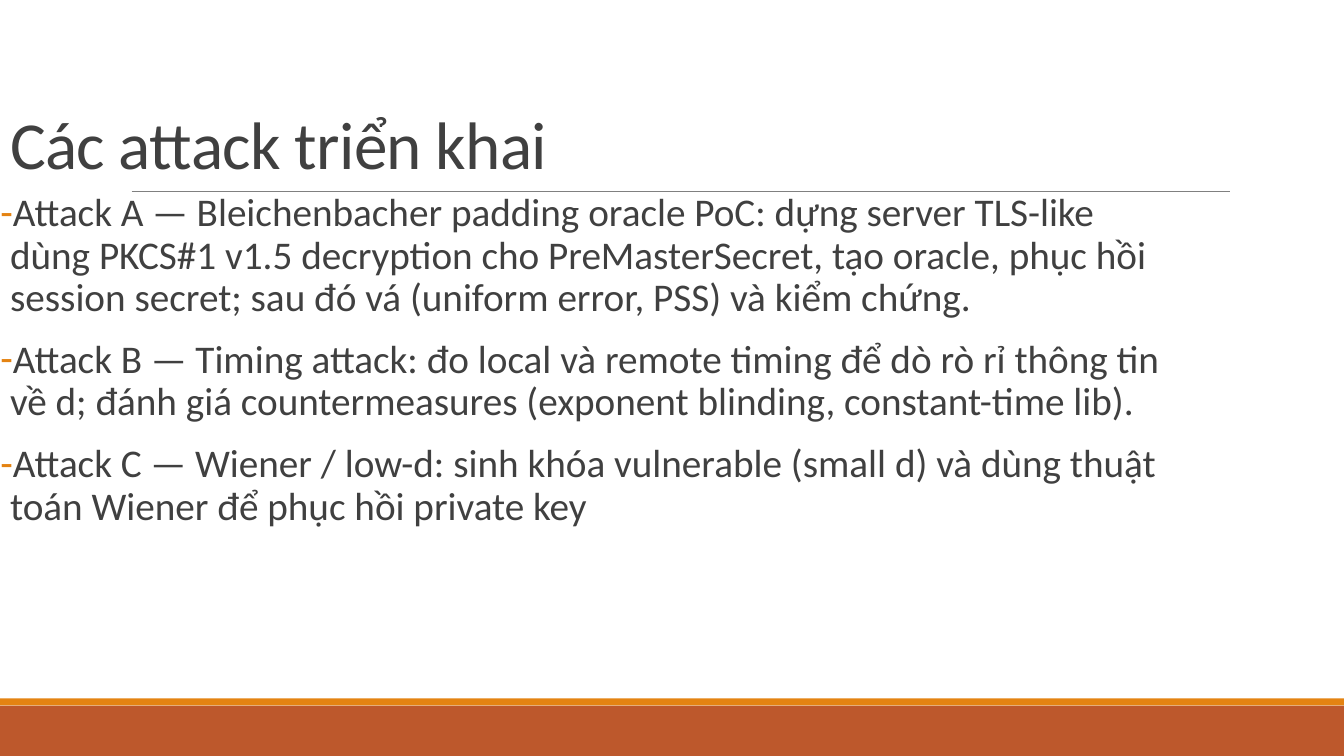
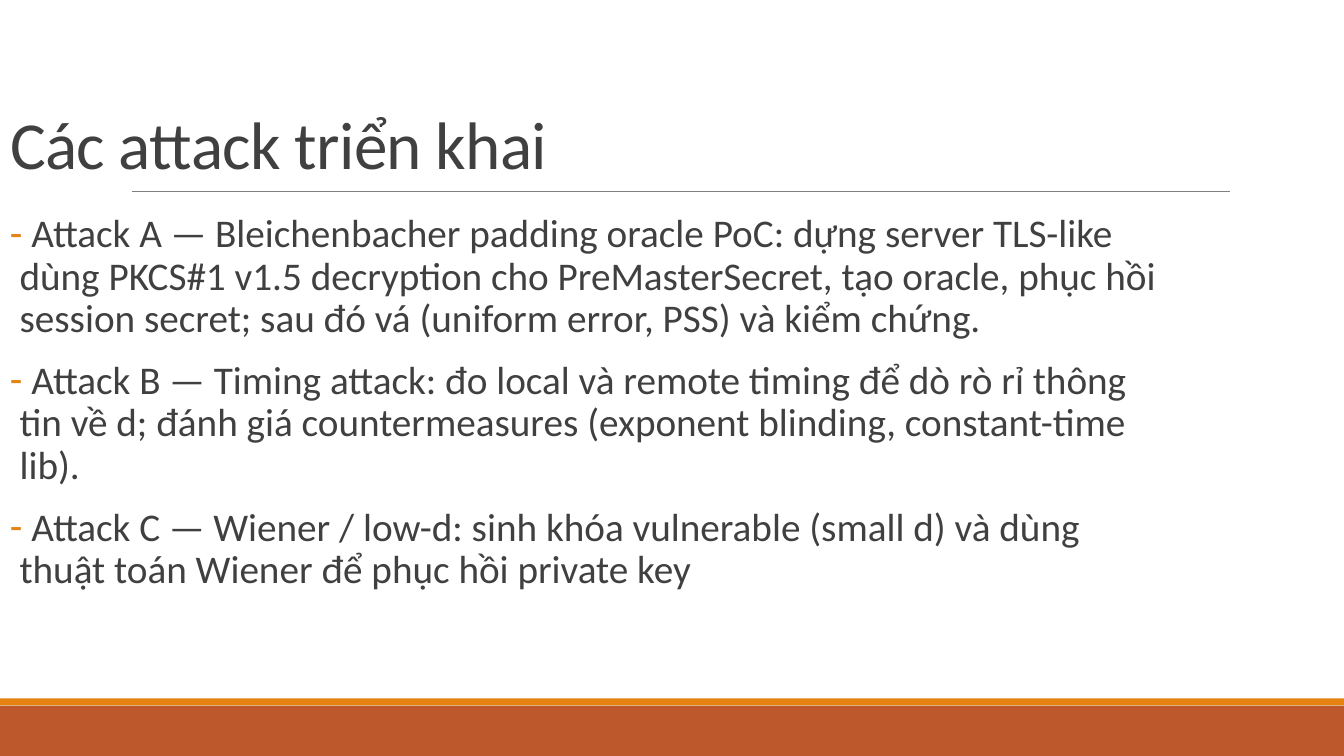
Before and after one commit to ken3k06/RSA-Based-Cryptography, a slide deck: slide 9 of Cryptanalysis on Asymmetric Ciphers — RSA & RSA.pptx. Drawn at 1344x756 pixels with LibreOffice and Linux fonts; fonts in the diff are those of the drawing. Boxes give left, top, right and bottom in pixels: in the first picture for what was removed or moved away, otherwise in the second. Text is boxed around its words. In the diff, an @@ line names an element or a change of style, - is before the commit and + after.

```diff
--- a/Cryptanalysis on Asymmetric Ciphers — RSA & RSA.pptx
+++ b/Cryptanalysis on Asymmetric Ciphers — RSA & RSA.pptx
@@ text "Attack A — Bleichenbacher padding ..." rewrapped from (10,198,1159,527) to (20,219,1155,590) @@
```
Also in this commit, not shown: 6 other slides changed, 12 slides added, 1 slide removed, 7 other files.
